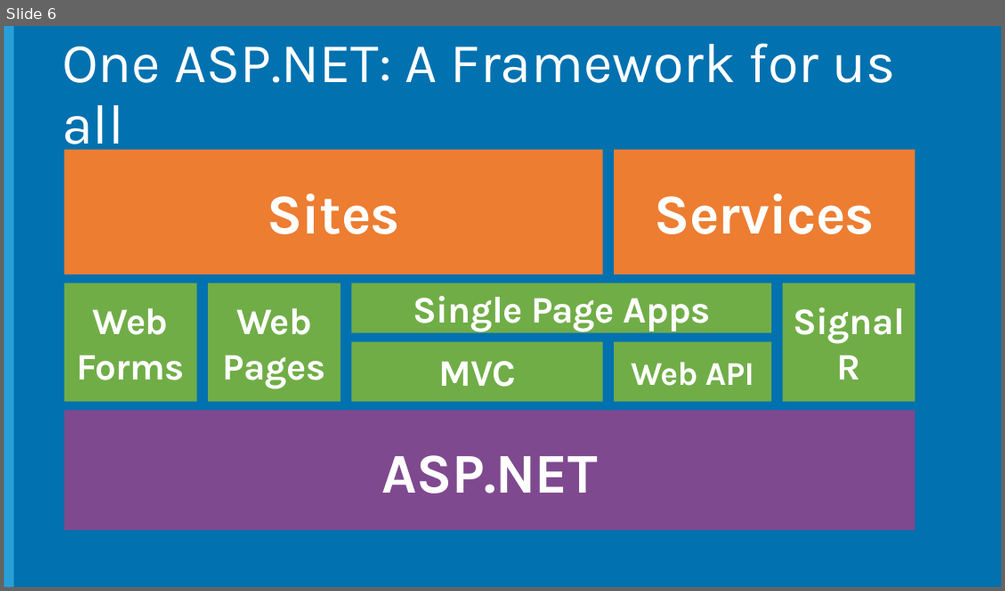
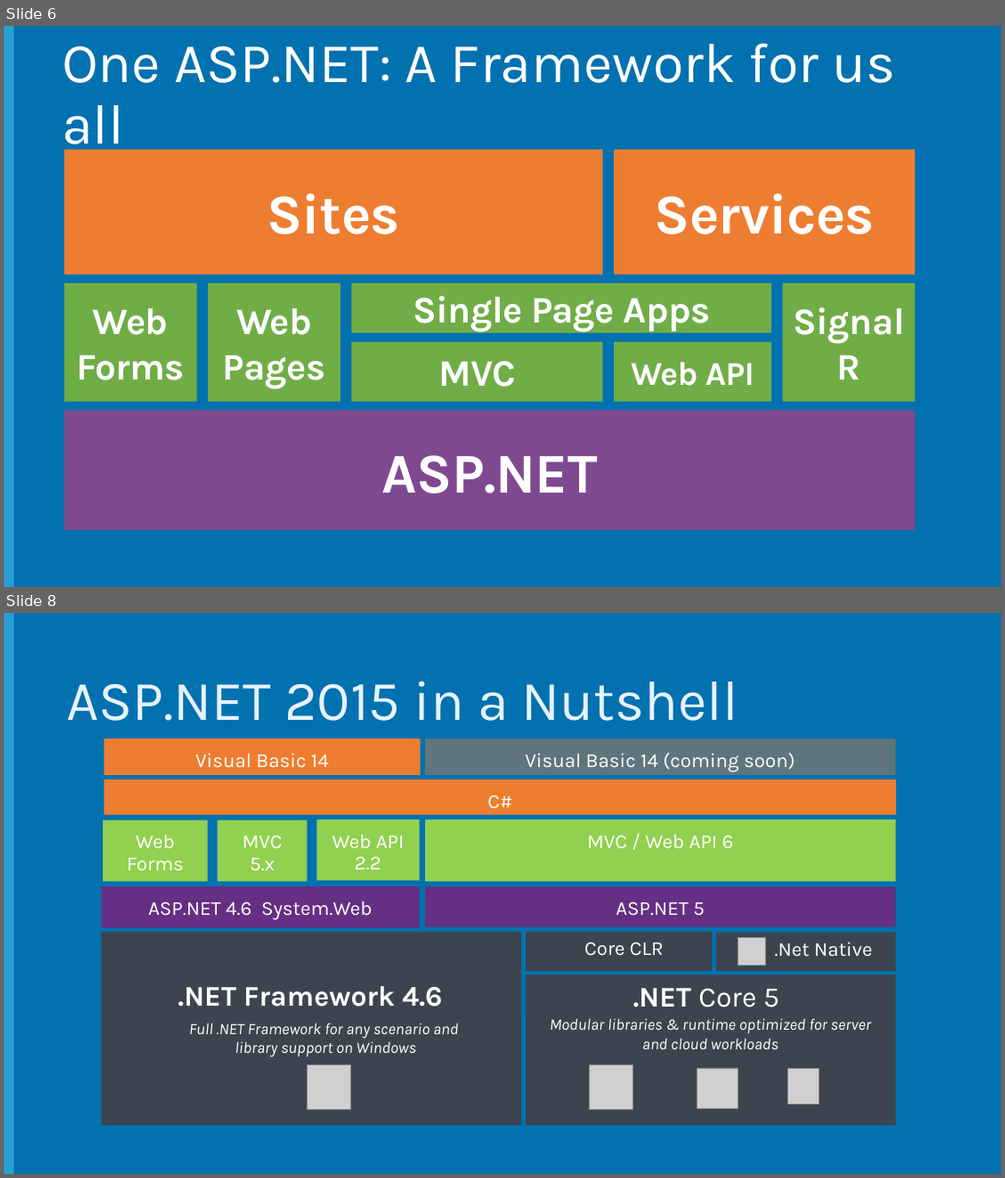
Before and after one commit to Microsoft-Web/WebCampTrainingKit, a slide deck: Presentation/Keynote/Keynote.pptx. Shown one above the other, each under a label of ours: slide 6 before the commit, slides 6 and 8 after it; the slides between them are not shown. The pictures are 1005x591 and 1005x1178 pixels, drawn with LibreOffice and Linux fonts; fonts in the diff are those of the drawing; grey boxes stand for pictures; background and template pictures are left out. Boxes give left, top, right and bottom in pixels: in the first picture for what was removed or moved away, otherwise in the second. Text is boxed around its words. In the diff, an @@ line names an element or a change of style, - is before the commit and + after.

```diff
--- a/Presentation/Keynote/Keynote.pptx
+++ b/Presentation/Keynote/Keynote.pptx
@@ slide 8 added at <box>4,613,1001,1174</box>, background #0171B0; not listed: 1 template element that a slide beside it also shows @@
@@ title added at <box>66,681,739,721</box>, 54 pt, text #E7F2FC @@
+ASP.NET 2015 in a Nutshell
@@ rectangle added at <box>105,738,421,775</box>, fill #ED7D31, 19.2 pt, text #FFFFFF @@
+Visual Basic 14
@@ rectangle added at <box>425,738,896,775</box>, fill #ED7D31 at 40% opacity, 19.2 pt, text #FFFFFF @@
+Visual Basic 14 (coming soon)
@@ rectangle added at <box>105,779,896,814</box>, fill #ED7D31, 19.2 pt, text #FFFFFF @@
+C#
@@ rectangle added at <box>103,820,208,882</box>, fill #92D050, 19.2 pt, text #FFFFFF @@
+Web
+Forms
@@ rectangle added at <box>217,820,307,882</box>, fill #92D050, 19.2 pt, text #FFFFFF @@
+MVC 5.x
@@ rectangle added at <box>316,819,419,881</box>, fill #92D050, 19.2 pt, text #FFFFFF @@
+Web API 2.2
@@ rectangle added at <box>425,819,896,882</box>, fill #92D050, 19.2 pt, text #FFFFFF @@
+MVC / Web API 6
@@ rectangle added at <box>101,887,419,928</box>, fill #652F83, 19.2 pt, text #FFFFFF @@
+ASP.NET 4.6 System.Web
@@ rectangle added at <box>425,887,896,927</box>, fill #652F83, 19.2 pt, text #FFFFFF @@
+ASP.NET 5
@@ rectangle added at <box>101,932,521,1125</box>, fill #3C454F @@
@@ rectangle added at <box>526,932,712,971</box>, fill #3C454F, 19.2 pt, text #FFFFFF @@
+Core CLR
@@ rectangle added at <box>716,933,896,971</box>, fill #3C454F, 19.2 pt, text #FFFFFF @@
+.Net Native
@@ picture added at <box>738,938,766,966</box> @@
@@ text added at <box>178,986,442,1006</box>, 27.4 pt, text #FFFFFF, bold @@
+.NET Framework 4.6
@@ rectangle added at <box>526,975,896,1126</box>, fill #3C454F @@
@@ rectangle added at <box>533,975,887,1018</box>, fill #3C454F, 27.4 pt, text #FFFFFF @@
+.NET Core 5
@@ text added at <box>189,1022,458,1057</box>, 15.4 pt, text #FFFFFF, italic @@
+Full .NET Framework for any scenario and
+library support on Windows
@@ text added at <box>550,1018,871,1049</box>, 15.4 pt, text #FFFFFF, italic @@
+Modular libraries & runtime optimized for server and cloud workloads
@@ picture added at <box>307,1064,351,1109</box> @@
@@ picture added at <box>590,1064,633,1109</box> @@
@@ picture added at <box>697,1068,738,1108</box> @@
@@ picture added at <box>788,1069,818,1104</box> @@
```
Also in this commit, not shown: 1 slide changed, 3 other slides added, 4 other files.
